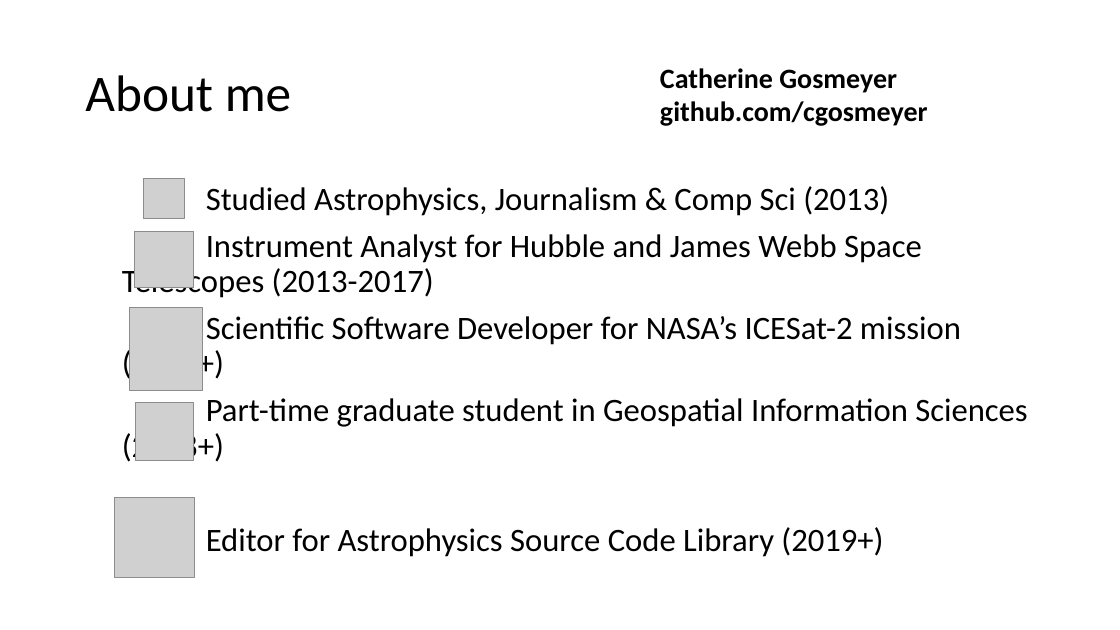
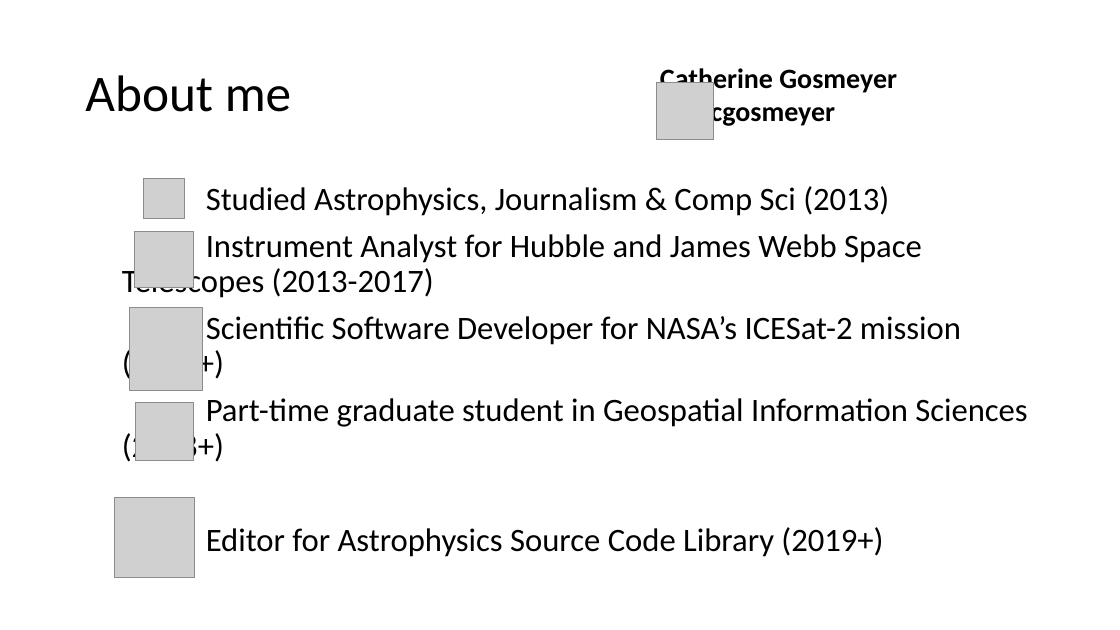
Before and after one commit to cgosmeyer/scipy2019, a slide deck: slide 1 of SciPy2019_LightningTalk.pptx. Drawn at 1120x630 pixels with LibreOffice and Linux fonts; fonts in the diff are those of the drawing; grey boxes stand for pictures. Boxes give left, top, right and bottom in pixels: in the first picture for what was removed or moved away, otherwise in the second. Text is boxed around its words. In the diff, an @@ line names an element or a change of style, - is before the commit and + after.

```diff
--- a/SciPy2019_LightningTalk.pptx
+++ b/SciPy2019_LightningTalk.pptx
@@ picture added at [657,82,714,139] @@
@@ text at [711,98,836,128]: text changed @@
-github.com/cgosmeyer
+cgosmeyer
```
Also in this commit, not shown: 7 other slides changed.
